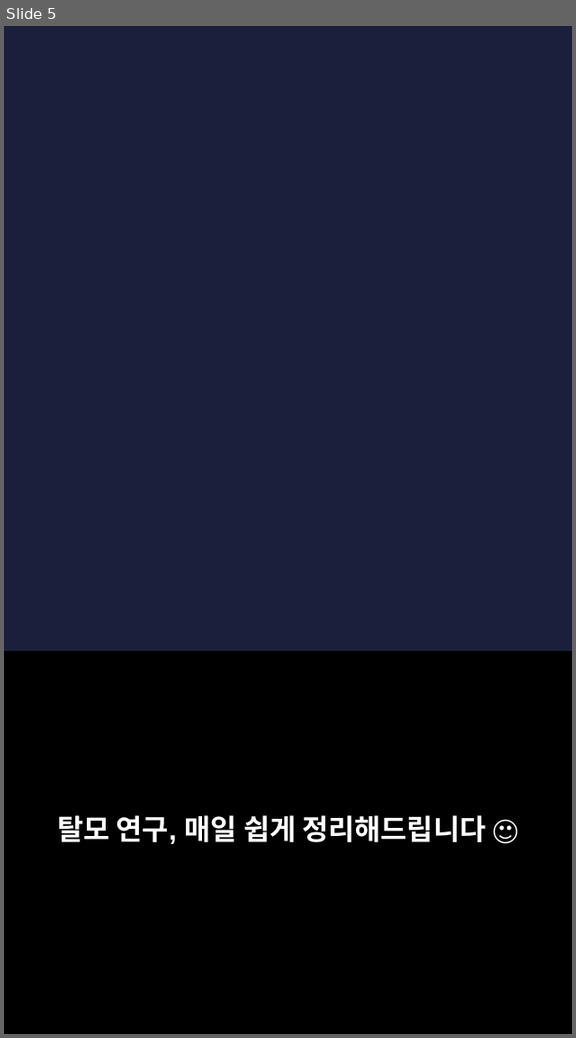
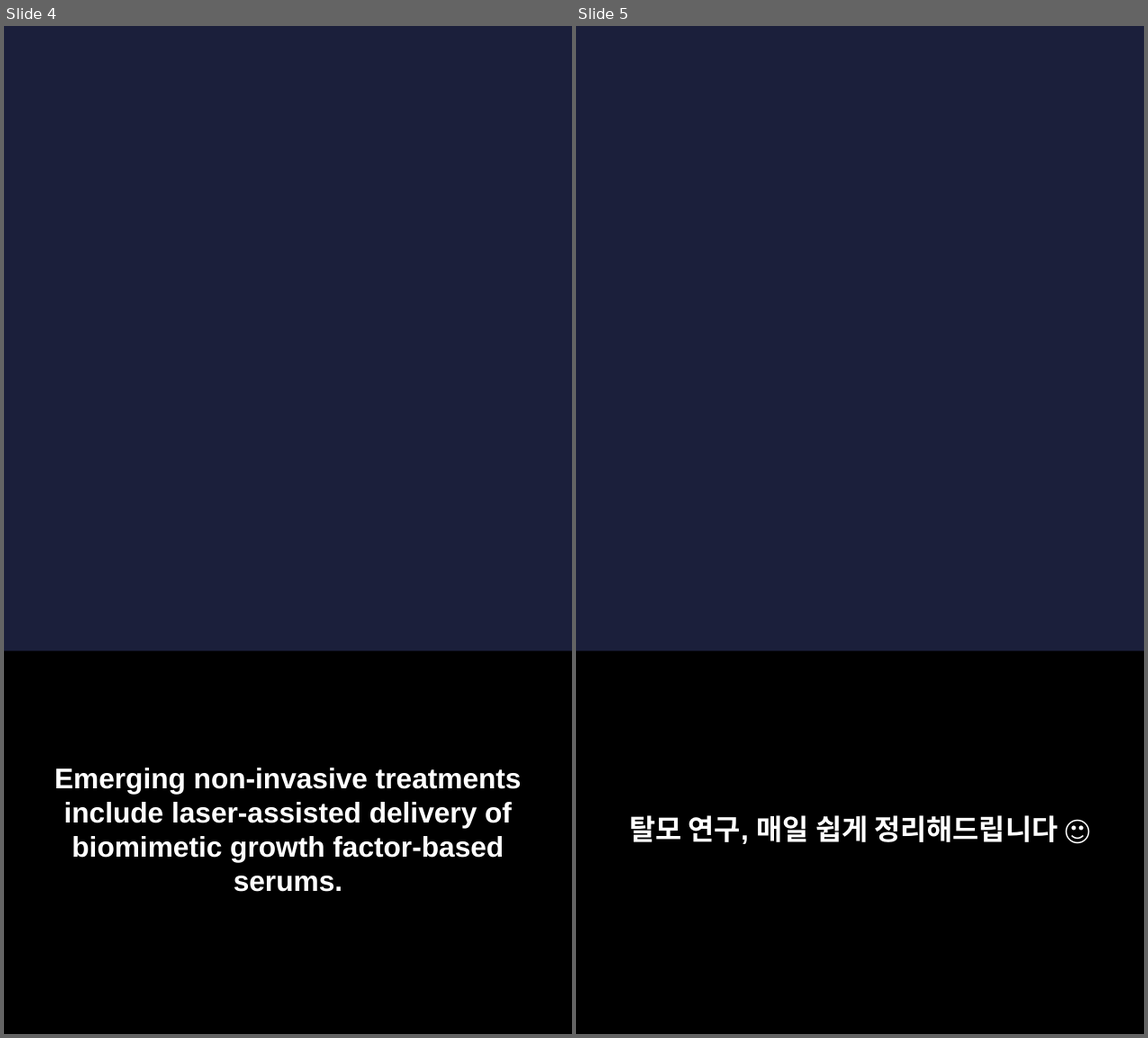
Before and after one commit to hyokang2010-BJ-ANTH/product-builder-test, a slide deck: pwa/data/latest/slides.pptx. Shown side by side, each under a label of ours: slide 5 before the commit, slides 4 and 5 after it. The pictures are 576x1038 and 1148x1038 pixels, drawn with LibreOffice and Linux fonts; fonts in the diff are those of the drawing; background and template pictures are left out. Boxes give left, top, right and bottom in pixels: in the first picture for what was removed or moved away, otherwise in the second. Text is boxed around its words. In the diff, an @@ line names an element or a change of style, - is before the commit and + after.

```diff
--- a/pwa/data/latest/slides.pptx
+++ b/pwa/data/latest/slides.pptx
@@ slide 4 added at (4,26,572,1034), background picture (left out) @@
@@ rectangle added at (4,652,572,1034), fill #000000 @@
@@ text added at (54,768,522,892), 22 pt, text #FFFFFF, bold @@
+Emerging non-invasive treatments include laser-assisted delivery of biomimetic growth factor-based serums.
```
Also in this commit, not shown: 2 slides changed, 4 other slides added, 4 slides removed, 26 other files.
